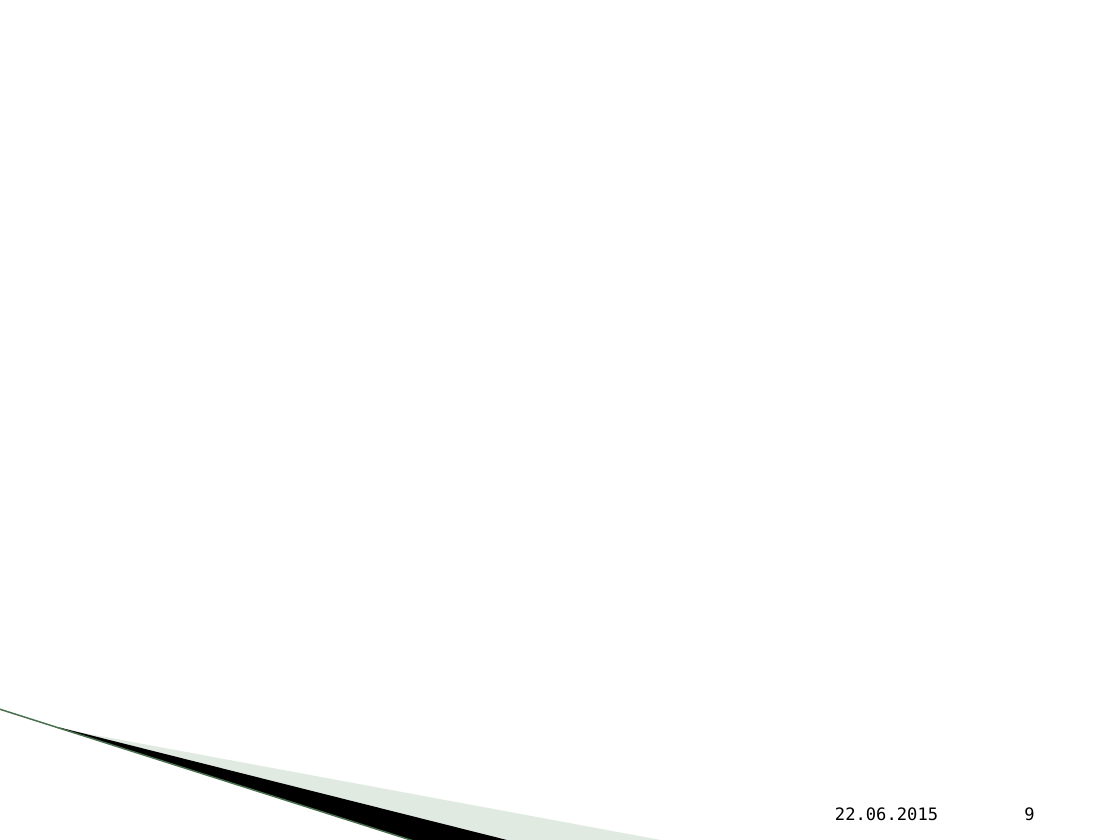
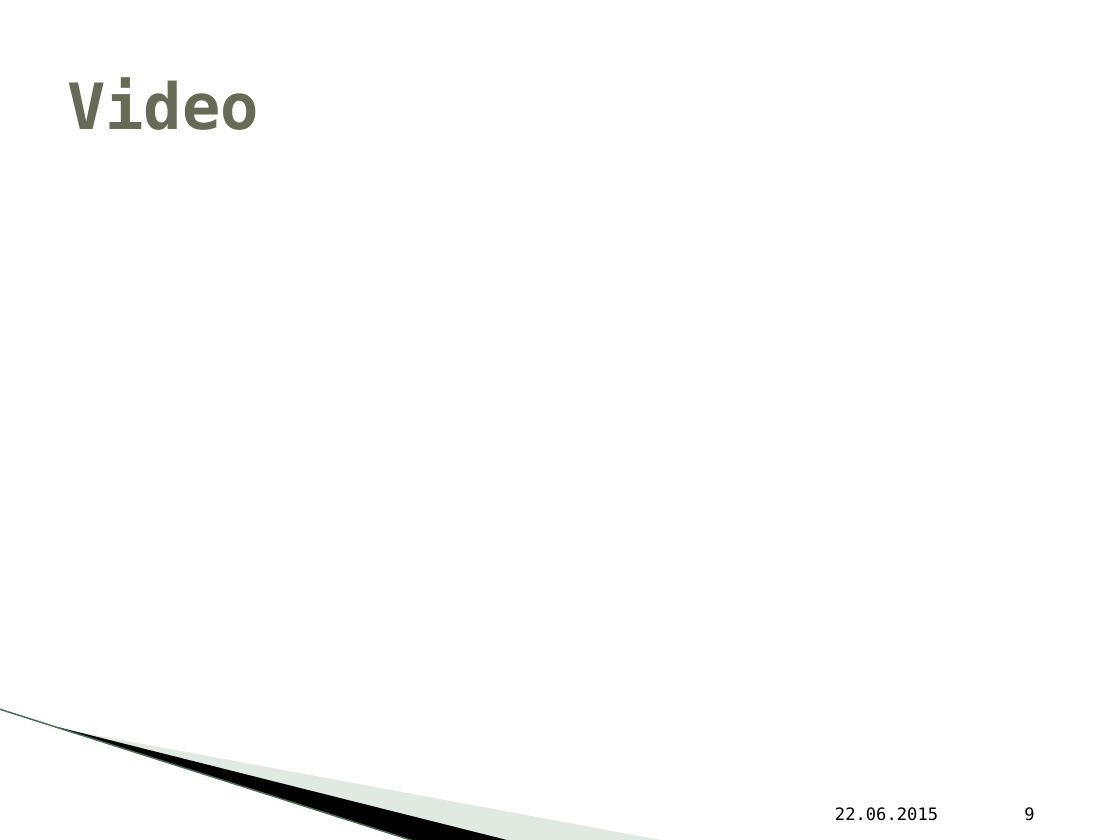
Before and after one commit to vikwin/HAW-LernendeAgenten_RC, a slide deck: slide 9 of Präsentation/LARC_Abschlusspräsentation.pptx. Drawn at 1120x840 pixels with LibreOffice and Linux fonts; fonts in the diff are those of the drawing; background and template pictures are left out. Boxes give left, top, right and bottom in pixels: in the first picture for what was removed or moved away, otherwise in the second. Text is boxed around its words. In the diff, an @@ line names an element or a change of style, - is before the commit and + after.

```diff
--- a/Präsentation/LARC_Abschlusspräsentation.pptx
+++ b/Präsentation/LARC_Abschlusspräsentation.pptx
@@ title added at (x1=67, y1=77, x2=259, y2=130), 41 pt, text #676A55, bold @@
+Video
```
Also in this commit, not shown: 3 other slides changed, 5 slides removed.
